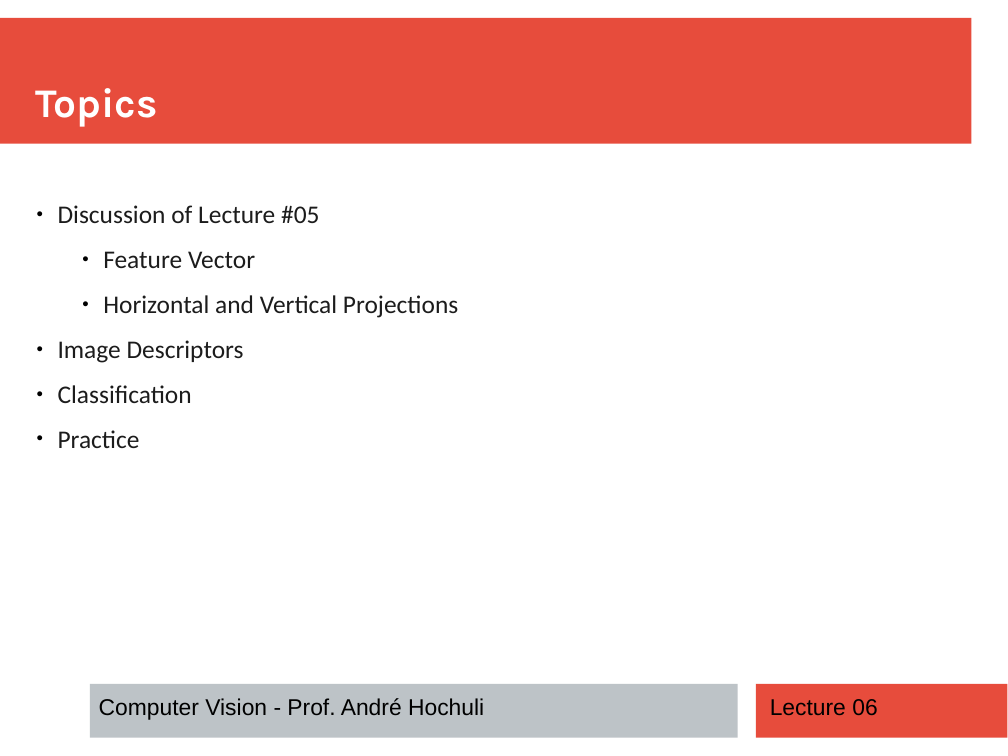
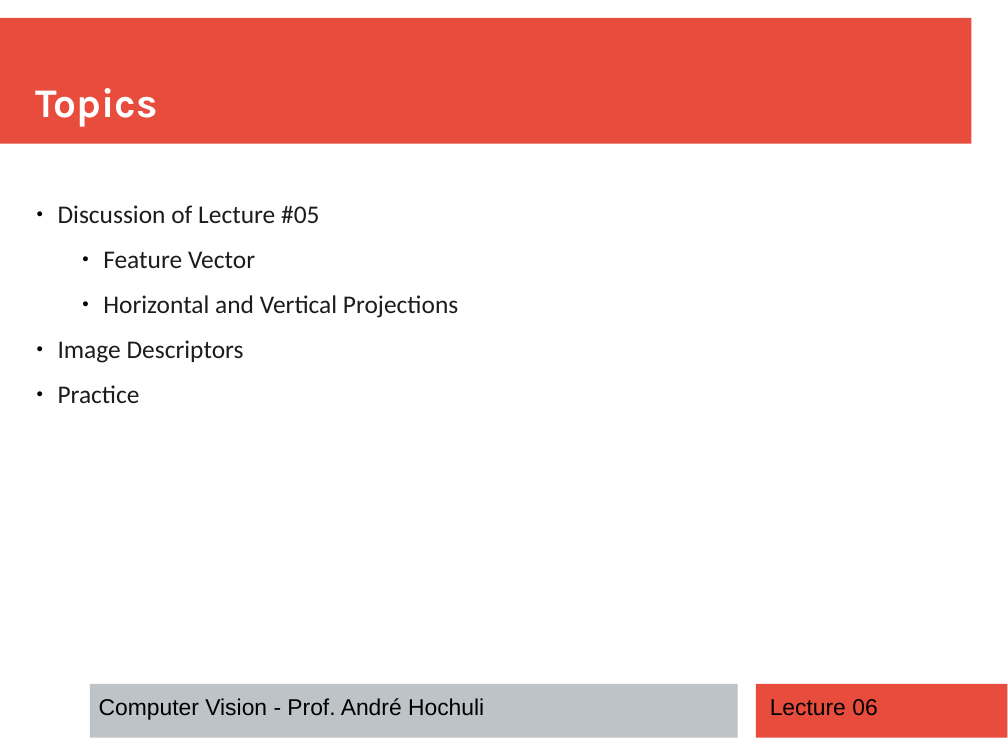
Before and after one commit to andrehochuli/teaching, a slide deck: slide 2 of ComputerVision/Lecture 06 - Image Descriptors/Lecture 06 - Image Descriptors.pptx. Drawn at 1008x756 pixels with LibreOffice and Linux fonts; fonts in the diff are those of the drawing. Boxes give left, top, right and bottom in pixels: in the first picture for what was removed or moved away, otherwise in the second. Text is boxed around its words. In the diff, an @@ line names an element or a change of style, - is before the commit and + after.

Commit message:
Update Lecture 06 and Lecture 07

```diff
--- a/ComputerVision/Lecture 06 - Image Descriptors/Lecture 06 - Image Descriptors.pptx
+++ b/ComputerVision/Lecture 06 - Image Descriptors/Lecture 06 - Image Descriptors.pptx
@@ text at (58,385,192,403): paragraph removed @@
-● Classification
```
Also in this commit, not shown: 2 other files.
